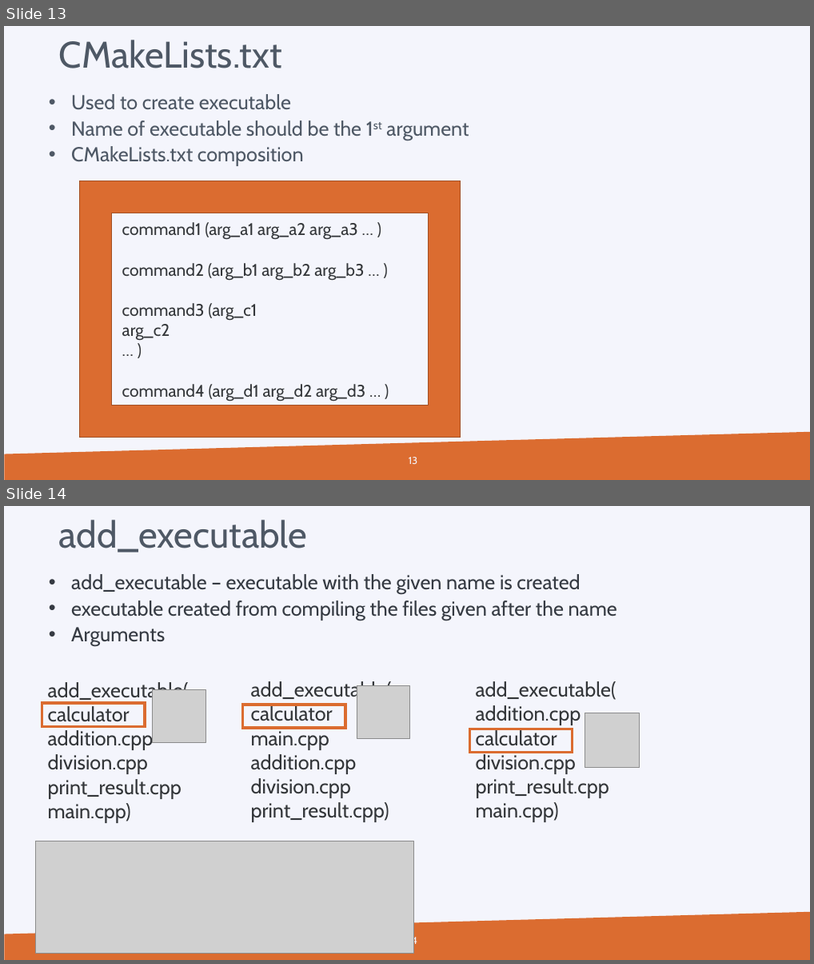
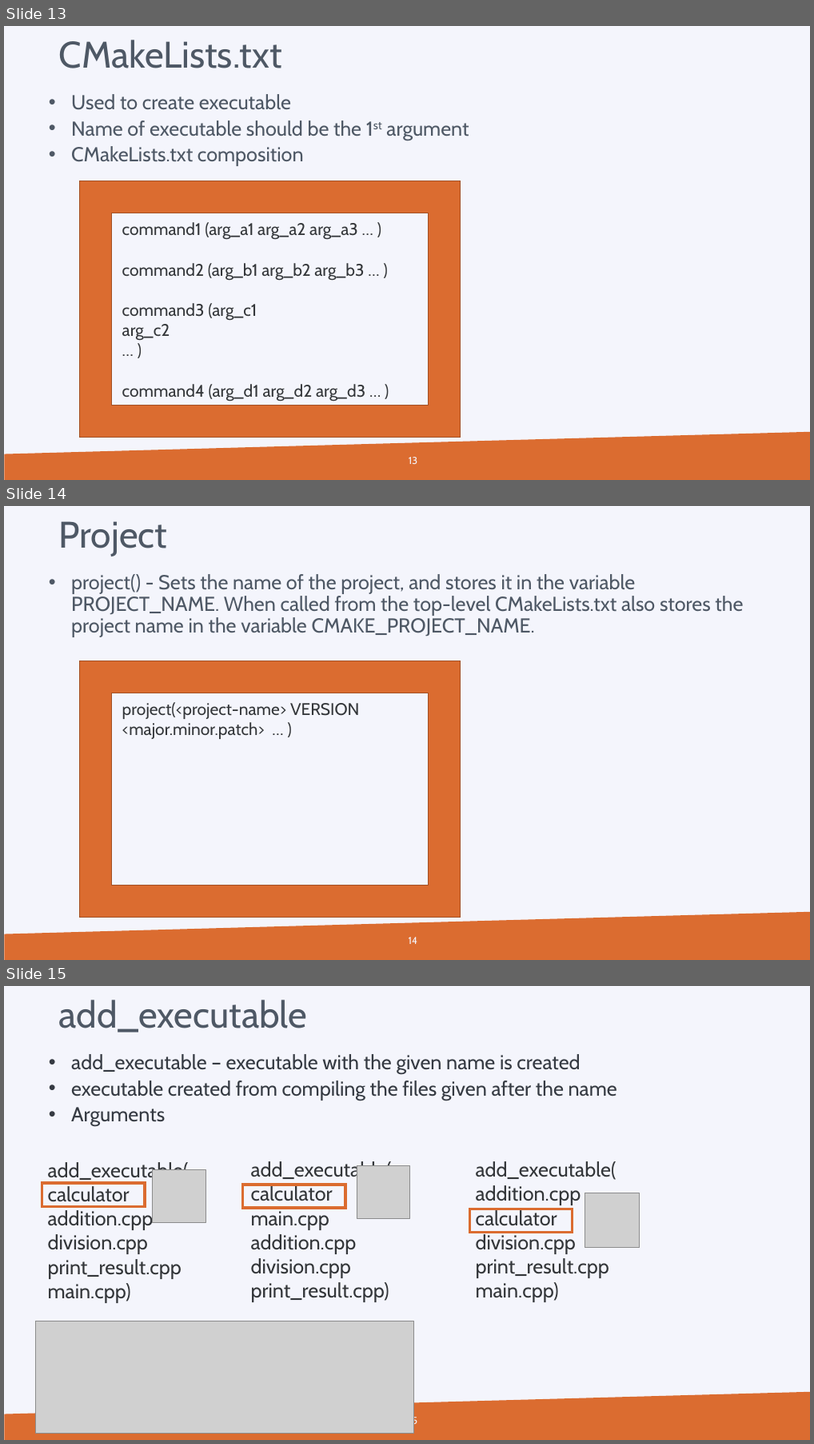
Before and after one commit to hpcleuven/CMake-intro, a slide deck: CMake-introduction.pptx. Shown one above the other, each under a label of ours: slides 13 and 14 before the commit, slides 13, 14 and 15 after it. The pictures are 814x964 and 814x1444 pixels, drawn with LibreOffice and Linux fonts; fonts in the diff are those of the drawing; grey boxes stand for pictures; background and template pictures are left out. Boxes give left, top, right and bottom in pixels: in the first picture for what was removed or moved away, otherwise in the second. Text is boxed around its words. In the diff, an @@ line names an element or a change of style, - is before the commit and + after.

```diff
--- a/CMake-introduction.pptx
+++ b/CMake-introduction.pptx
@@ slide 14 added at (4,506,810,960), background #F4F5FC; not listed: 1 template element that a slide beside it also shows @@
@@ title added at (59,521,168,556), 44 pt, text #4E5865 @@
+Project
@@ text added at (71,574,743,637), 24 pt, text #4E5865 @@
+  • project() - Sets the name of the project, and stores it in the variable PROJECT_NAME. When called from the top-level CMakeLists.txt also stores the project name in the variable CMAKE_PROJECT_NAME.
@@ frame added at (80,661,461,916), fill #DB6C30, outline #A25024 1 pt @@
@@ text added at (122,702,359,739), 20 pt, text #333639 @@
+project(<project-name> VERSION <major.minor.patch> … )
@@ page number added at (409,936,418,944), 12 pt, text #F4F5FC @@
+14
@@ what was slide 14 is now slide 15 @@
@@ page number at (409,1416,418,1427): text changed @@
-14
+15
```
Also in this commit, not shown: 3 slides changed.
